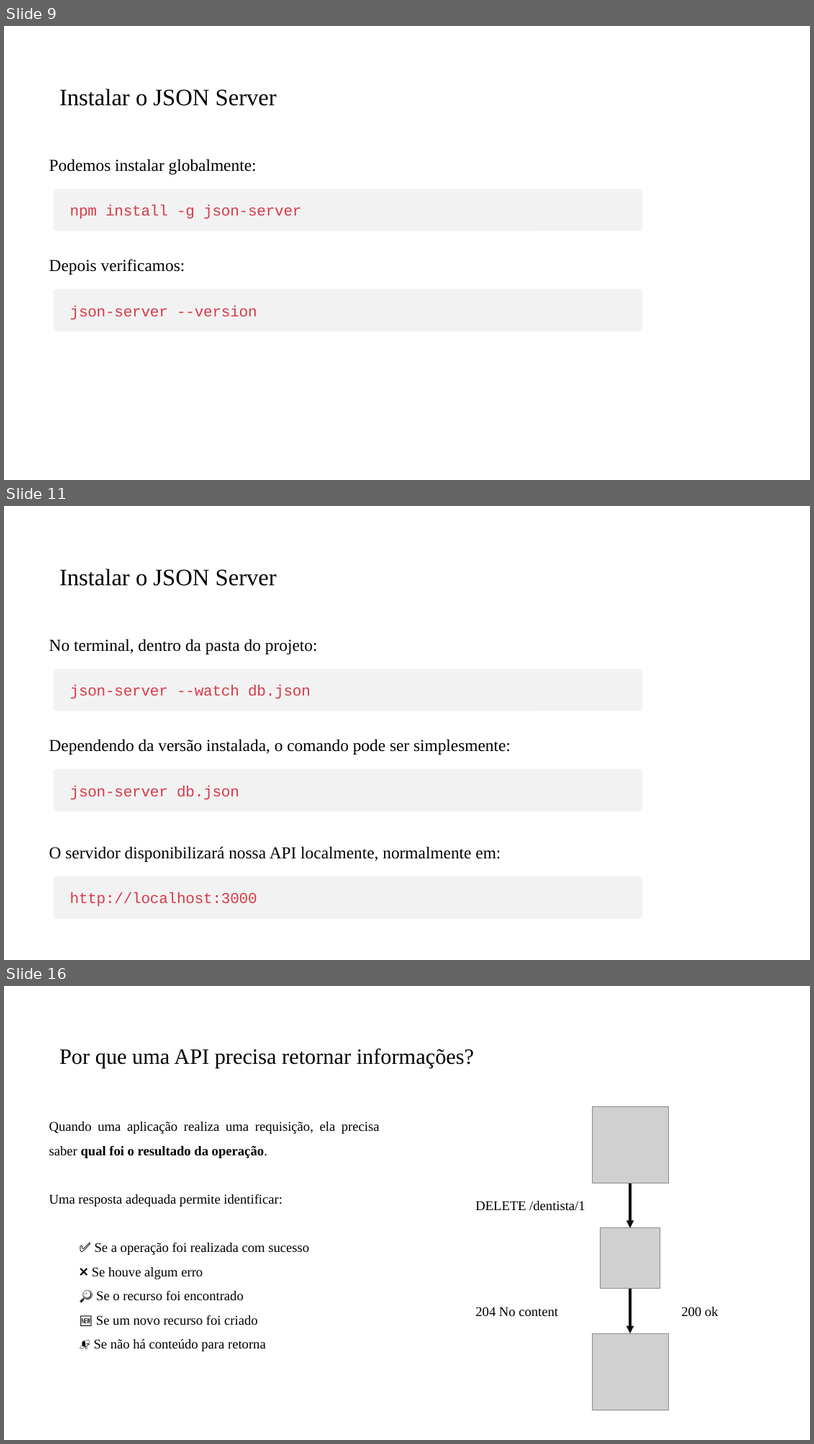
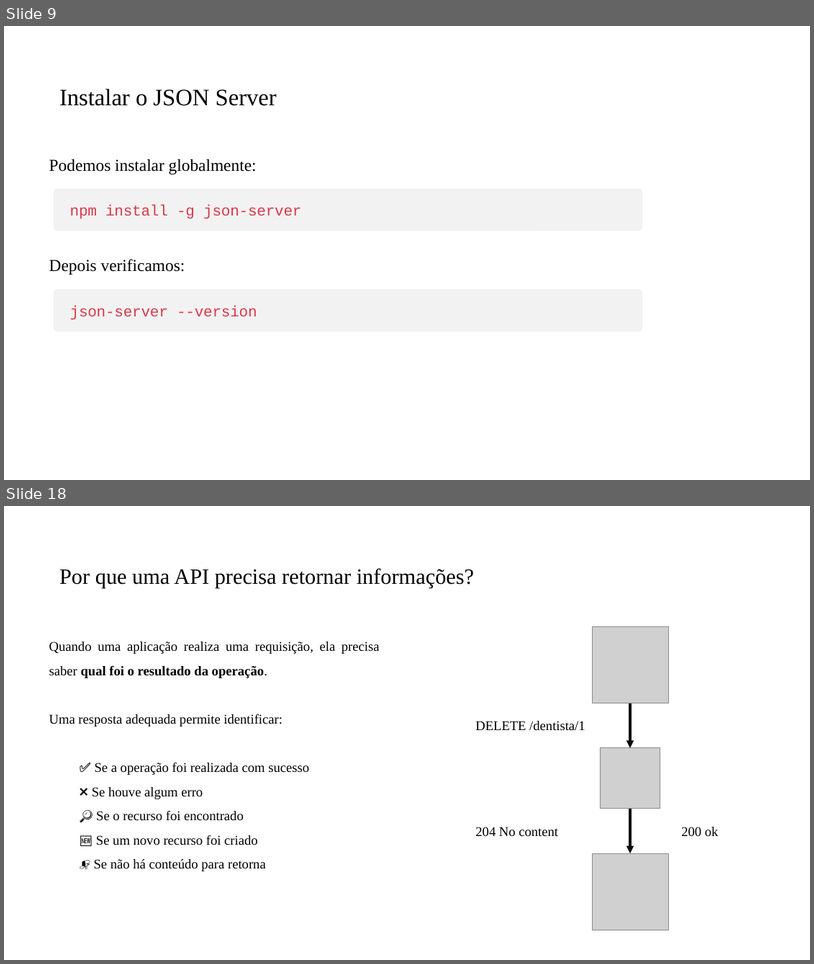
Before and after one commit to PedroMiho/UMC, a slide deck: SI/Programação para Internet/Módulo 2 - JavaScript/Aula03 - Implementado o CRUD/Implementando CRUD.pptx. Shown one above the other, each under a label of ours: slides 9, 11 and 16 before the commit, slides 9 and 18 after it; the slides between them are not shown. The pictures are 814x1444 and 814x964 pixels, drawn with LibreOffice and Linux fonts; fonts in the diff are those of the drawing; grey boxes stand for pictures; background and template pictures are left out. Boxes give left, top, right and bottom in pixels: in the first picture for what was removed or moved away, otherwise in the second. Text is boxed around its words. In the diff, an @@ line names an element or a change of style, - is before the commit and + after.

```diff
--- a/SI/Programação para Internet/Módulo 2 - JavaScript/Aula03 - Implementado o CRUD/Implementando CRUD.pptx
+++ b/SI/Programação para Internet/Módulo 2 - JavaScript/Aula03 - Implementado o CRUD/Implementando CRUD.pptx
@@ slide 11 removed at [4,506,810,960], background #FFFFFF @@
@@ title removed at [59,569,277,586] @@
-Instalar o JSON Server
@@ text removed at [49,638,318,654] @@
-No terminal, dentro da pasta do projeto:
@@ rounded rectangle removed at [54,669,643,711] @@
@@ text removed at [70,685,311,699] @@
-json-server --watch db.json
@@ text removed at [49,739,511,754] @@
-Dependendo da versão instalada, o comando pode ser simplesmente:
@@ rounded rectangle removed at [54,769,643,811] @@
@@ text removed at [70,785,239,800] @@
-json-server db.json
@@ text removed at [49,846,501,862] @@
-O servidor disponibilizará nossa API localmente, normalmente em:
@@ rounded rectangle removed at [54,876,643,919] @@
@@ text removed at [70,892,257,906] @@
-http://localhost:3000
@@ what was slide 16 is now slide 18 @@
```
Also in this commit, not shown: 1 slide changed, 5 slides added, 2 other slides removed, 1 other file.
